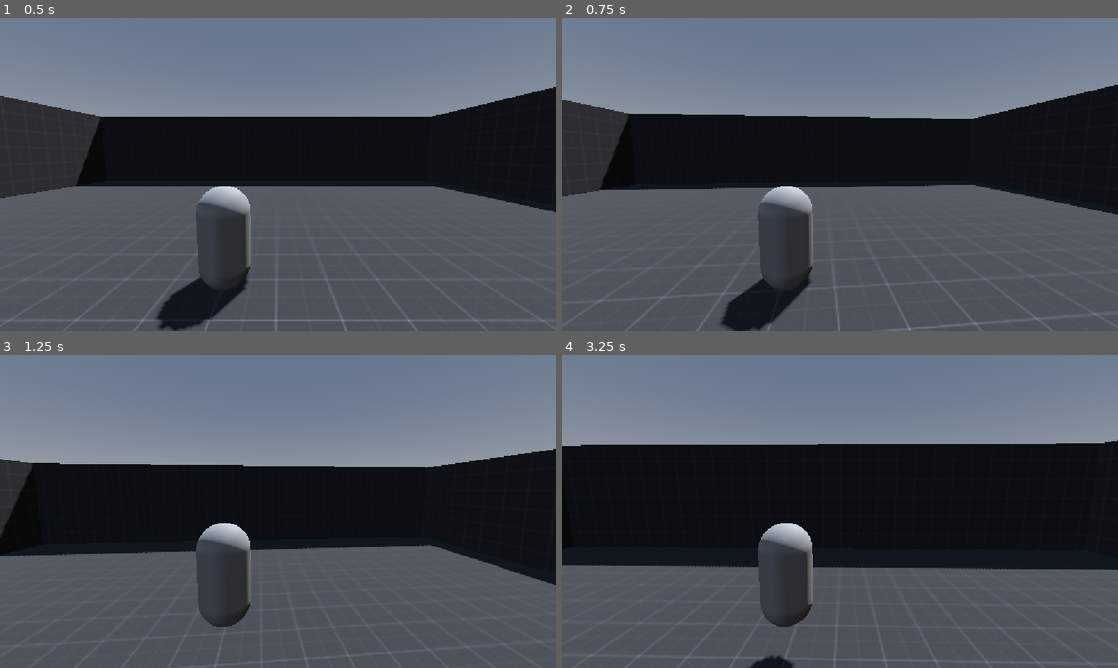
Above: before the commit, frames 1-4 (two rows, left to right).
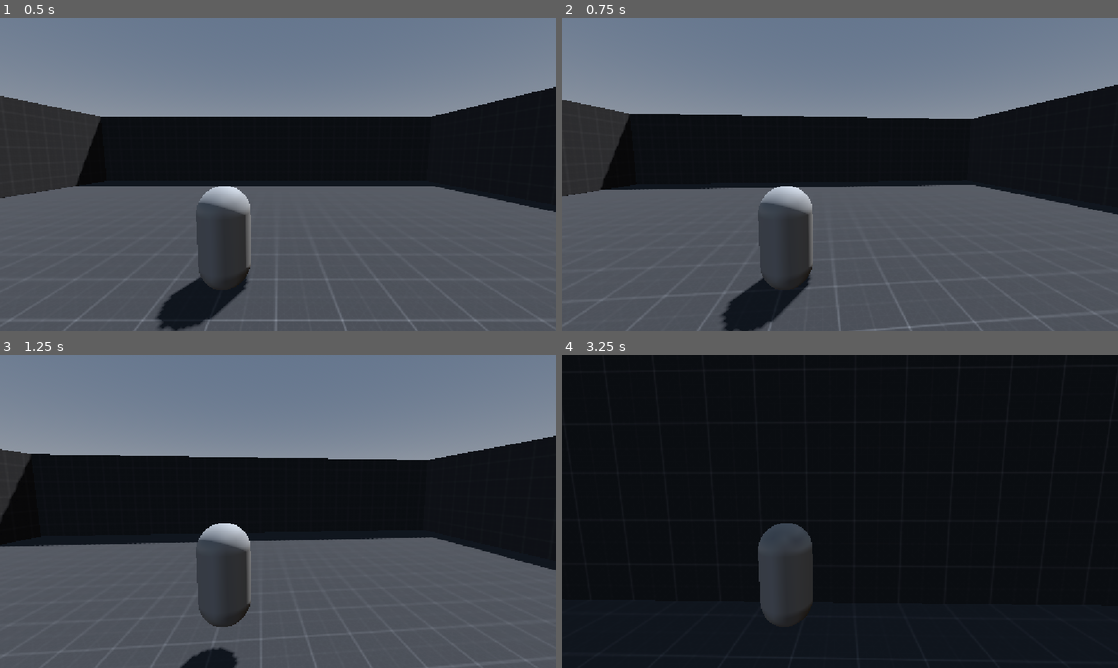
Above: after the commit, the same moments.

Repository: alavanzasp-code/IJStudio
Game: Godot game, scene res://Test Area (World)/test_area.tscn
The game is run twice, just before and just after one commit, with the same random seed, the same clock (stepped at 60 frames per second) and the same inputs.
Inputs (mouse positions are in pixels of both pictures, inside the frame that each line leads up to):
- Up to frame 1 (0.5 s): no input
- Up to frame 2 (0.75 s): tap Enter at 0.5 s; move the mouse to (867, 174) at 0.52 s; hold W (up) from 0.53 s (still down); tap F (grapple) at 0.6 s; click (867, 174) at 0.67 s
- Up to frame 3 (1.25 s): keep holding W (up); tap Space (jump) at 0.77, 1.07 s; tap Ctrl (slide) at 0.8 s
- Up to frame 4 (3.25 s): keep holding W (up); move the mouse to (812, 511) at 1.27 s; tap Ctrl (slide) at 1.35, 3.05 s; tap Space (jump) at 1.52, 1.55, 1.82, 2.1, 3.02 s; move the mouse to (851, 505) at 2.02 s; tap F (grapple) at 2.3, 2.85 s; move the mouse to (834, 517) at 2.77 s; click (834, 517) at 2.92 s

Frame 1 is identical in both runs. In frame 2, 0.2% of the frame differs, in the area x 2-99%, y 21-100%; in frame 3, 6.4%; in frame 4, 60%, in the area x 0-100%, y 0-100%.
Error before the commit: Invalid call. Nonexistent function 'add_normal' in base 'SurfaceTool'. (res://Character)

Commit message:
removed placeholder and distorted textures

Diff:
--- a/Character (Player Test Sub)/grapple_rope.gd
+++ /dev/null
@@ -1,132 +0,0 @@
-extends MeshInstance3D
-
-const RADIAL_SEGMENTS := 8
-
-const ROPE_SHADER_CODE := """
-shader_type spatial;
-
-uniform float stripe_scale : hint_range(1.0, 30.0) = 11.0;
-uniform vec3 dark_color : source_color = vec3(0.28, 0.18, 0.10);
-uniform vec3 light_color : source_color = vec3(0.55, 0.37, 0.22);
-
-void fragment() {
-	float twist = fract(UV.x + UV.y * stripe_scale);
-	ALBEDO = mix(light_color, dark_color, step(0.5, twist));
-	ROUGHNESS = 1.0;
-}
-"""
-
-@export var tube_segments := 20
-@export var rope_radius := 0.045
-
-@onready var _player := get_parent() as Node3D
-
-var is_active := false
-var from_point := Vector3.ZERO
-var to_point := Vector3.ZERO
-
-var _clock := 0.0
-var _base_sag := 0.5
-var _wobble_amp := 0.0
-
-
-func _ready() -> void:
-	cast_shadow = GeometryInstance3D.SHADOW_CASTING_SETTING_OFF
-	var material := ShaderMaterial.new()
-	var shader := Shader.new()
-	shader.code = ROPE_SHADER_CODE
-	material.shader = shader
-	material_override = material
-	visible = false
-
-
-func launch(from_world: Vector3, to_world: Vector3) -> void:
-	from_point = from_world
-	to_point = to_world
-	_base_sag = clampf((to_point - from_point).length() * 0.05, 0.2, 1.2)
-	_clock = 0.0
-	_wobble_amp = 0.18
-	is_active = true
-	visible = true
-	_rebuild()
-
-
-func end() -> void:
-	is_active = false
-	visible = false
-	mesh = null
-
-
-func _process(delta: float) -> void:
-	if not is_active:
-		return
-
-	_clock += delta
-	_wobble_amp = maxf(0.0, _wobble_amp - delta * 1.3)
-	from_point = _player.global_position + Vector3(0, 0.6, 0)
-	_rebuild()
-
-
-func _rebuild() -> void:
-	var p0 := from_point
-	var p2 := to_point
-	if p0.distance_to(p2) < 0.01:
-		mesh = null
-		return
-
-	var mid := (p0 + p2) * 0.5
-	var sag: float = clampf(_clock / 0.35, 0.0, 1.0) * _base_sag
-	var wob: float = _wobble_amp * (sin(_clock * 13.0) + sin(_clock * 21.0) * 0.4)
-	var control := mid + Vector3.DOWN * sag + Vector3.RIGHT * wob
-
-	var points := PackedVector3Array()
-	var tangents := PackedVector3Array()
-	for i in tube_segments + 1:
-		var t_val := float(i) / tube_segments
-		points.append(_quad_bezier(p0, control, p2, t_val))
-
-	for i in points.size():
-		var prev := points[maxi(i - 1, 0)]
-		var next := points[mini(i + 1, points.size() - 1)]
-		tangents.append((next - prev).normalized())
-
-	var st := SurfaceTool.new()
-	st.begin(Mesh.PRIMITIVE_TRIANGLES)
-
-	for i in points.size():
-		var tangent := tangents[i]
-		var right := Vector3.UP.cross(tangent).normalized()
-		if right.length() < 0.1:
-			right = Vector3.FORWARD.cross(tangent).normalized()
-		var heft := tangent.cross(right).normalized()
-		var v := float(i) / tube_segments
-
-		for j in RADIAL_SEGMENTS:
-			var u := float(j) / RADIAL_SEGMENTS
-			var radial := right * cos(u * TAU) + heft * sin(u * TAU)
-			st.add_normal(radial)
-			st.add_uv(Vector2(u, v))
-			st.add_vertex(points[i] + radial * rope_radius)
-
-	for i in tube_segments:
-		var base := i * RADIAL_SEGMENTS
-		var next_base := base + RADIAL_SEGMENTS
-		for j in RADIAL_SEGMENTS:
-			var j2 := (j + 1) % RADIAL_SEGMENTS
-			var a := base + j
-			var b := next_base + j
-			var a2 := base + j2
-			var b2 := next_base + j2
-			st.add_index(a)
-			st.add_index(b)
-			st.add_index(b2)
-			st.add_index(a)
-			st.add_index(b2)
-			st.add_index(a2)
-
-	mesh = st.commit()
-
-
-func _quad_bezier(a: Vector3, c: Vector3, b: Vector3, t: float) -> Vector3:
-	var inv := 1.0 - t
-	return inv * inv * a + 2.0 * inv * t * c + t * t * b
--- /dev/null
+++ b/Character (Player Test Sub)/grapple_rope.tscn
@@ -0,0 +1,9 @@
+[gd_scene format=3 uid="uid://brvrapk2e410"]
+
+[ext_resource type="Script" path="res://Character (Player Test Sub)/grapple_rope.gd" id="1_grprp"]
+
+[sub_resource type="BoxMesh" id="BoxMesh_s0xi7"]
+
+[node name="GrappleRope" type="MeshInstance3D" unique_id=1140873701]
+mesh = SubResource("BoxMesh_s0xi7")
+script = ExtResource("1_grprp")
--- a/Character (Player Test Sub)/player_(test).gd
+++ b/Character (Player Test Sub)/player_(test).gd
@@ -8,12 +8,10 @@
 @export var slide_speed := 20.0
 @export var slide_duration := 5.0
 
-const GRAPPLE_ROPE_SCRIPT := preload("res://Character (Player Test Sub)/grapple_rope.gd")
-
-@export var grapple_range := 20.0
-@export var grapple_duration := 1.2
-@export var grapple_slide_speed := 2.0
-@export var wall_jump_push := 6.0
+@export var grapple_range := 30.0
+@export var grapple_duration := 1.4
+@export var grapple_accel := 30.0
+@export var grapple_cancel_distance := 1.0
 
 var is_sliding := false
 var slide_timer := 5
@@ -21,13 +19,7 @@
 
 var is_grappled := false
 var grapple_timer := 0.0
-var grapple_normal := Vector3.ZERO
-var grapple_rope: MeshInstance3D
-
-func _ready() -> void:
-	grapple_rope = MeshInstance3D.new()
-	grapple_rope.set_script(GRAPPLE_ROPE_SCRIPT)
-	add_child(grapple_rope)
+var grapple_target := Vector3.ZERO
 
 func _physics_process(delta):
 	if is_grappled:
@@ -99,32 +91,29 @@
 	return Input.is_action_pressed("sprint")
 
 
-func raycast_wall() -> Dictionary:
-	var space := get_world_3d().direct_space_state
-	var origin := global_position + Vector3(0, 0.6, 0)
+func raycast_grapple() -> Dictionary:
+	var camera := get_viewport().get_camera_3d()
+	var center := get_viewport().get_visible_rect().size * 0.5
+	var origin := camera.project_ray_origin(center)
 	var query := PhysicsRayQueryParameters3D.create(
 		origin,
-		origin - global_transform.basis.z * grapple_range,
+		origin + camera.project_ray_normal(center) * grapple_range,
 	)
-	return space.intersect_ray(query)
+	query.exclude = [get_rid()]
+	return get_world_3d().direct_space_state.intersect_ray(query)
 
 
 func try_start_grapple() -> bool:
-	if is_on_floor():
-		return false
-
-	var hit := raycast_wall()
+	var hit := raycast_grapple()
 	if hit.is_empty():
 		return false
 
 	is_grappled = true
 	grapple_timer = grapple_duration
-	grapple_normal = hit.normal
+	grapple_target = hit.position
 	is_sliding = false
-	velocity.y = -grapple_slide_speed
 	velocity.x *= 0.2
 	velocity.z *= 0.2
-	grapple_rope.launch(global_position + Vector3(0, 0.6, 0), hit.position)
 	return true
 
 
@@ -132,31 +121,21 @@
 	grapple_timer -= delta
 
 	if Input.is_action_just_pressed("jump"):
-		wall_jump()
 		end_grapple()
 		return
 
-	# Detach when time runs out or the wall is no longer in reach
-	if grapple_timer <= 0.0 or raycast_wall().is_empty():
+	var pull_point := global_position + Vector3(0, 0.6, 0)
+	if grapple_timer <= 0.0 or pull_point.distance_to(grapple_target) <= grapple_cancel_distance:
 		end_grapple()
 		return
 
-	# Slide down the wall at a steady pace
-	velocity.y = move_toward(velocity.y, -grapple_slide_speed, acceleration * delta)
-
-	# Cling to the wall, damp incoming horizontal speed
-	velocity.x = move_toward(velocity.x, 0, acceleration * 2.0 * delta)
-	velocity.z = move_toward(velocity.z, 0, acceleration * 2.0 * delta)
+	# Pull the player toward the anchor point
+	var pull_dir := (grapple_target - pull_point).normalized()
+	velocity += pull_dir * grapple_accel * delta
 
 
 func end_grapple() -> void:
 	is_grappled = false
-	grapple_rope.end()
-
-
-func wall_jump() -> void:
-	velocity.y = jump_velocity
-	velocity += grapple_normal * wall_jump_push
 
 
 func start_slide():
Not shown, removed: Character (Player Test Sub)/grapple_rope.gd.uid
